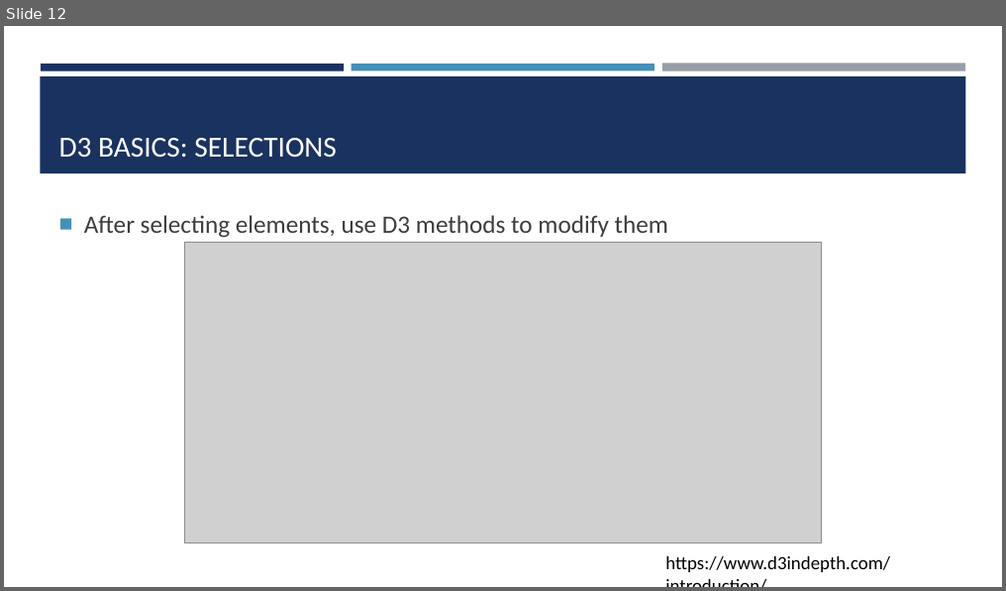
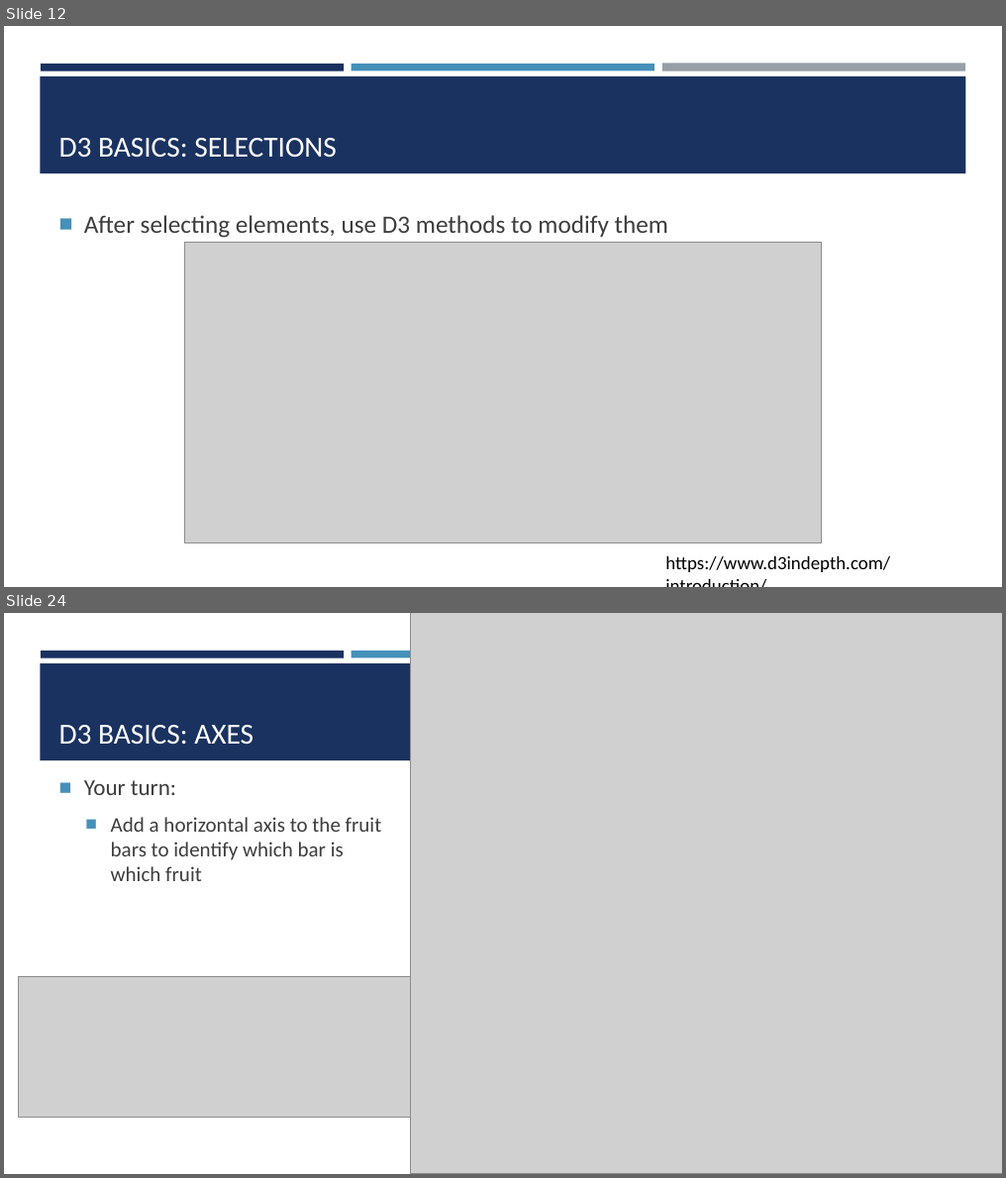
Before and after one commit to amosca01/SDS-CSC235, a slide deck: slides/06-d3.pptx. Shown one above the other, each under a label of ours: slide 12 before the commit, slides 12 and 24 after it; the slides between them are not shown. The pictures are 1006x591 and 1006x1178 pixels, drawn with LibreOffice and Linux fonts; fonts in the diff are those of the drawing; grey boxes stand for pictures. Boxes give left, top, right and bottom in pixels: in the first picture for what was removed or moved away, otherwise in the second. Text is boxed around its words. In the diff, an @@ line names an element or a change of style, - is before the commit and + after.

```diff
--- a/slides/06-d3.pptx
+++ b/slides/06-d3.pptx
@@ slide 24 added at (4,613,1002,1174), background #FFFFFF; not listed: 3 template elements that a slide beside it also shows @@
@@ picture added at (411,613,1002,1173) @@
@@ title added at (59,725,253,744), 28 pt, text #FFFFFF @@
+D3 BASICS: AXES
@@ text added at (84,780,382,881), 20 pt, text #3D3D3D @@
+■ Your turn:
+  ■ Add a horizontal axis to the fruit bars to identify which bar is which fruit
@@ picture added at (18,976,411,1117) @@
```
Also in this commit, not shown: 5 slides changed, 7 other slides added, 6 other files.
